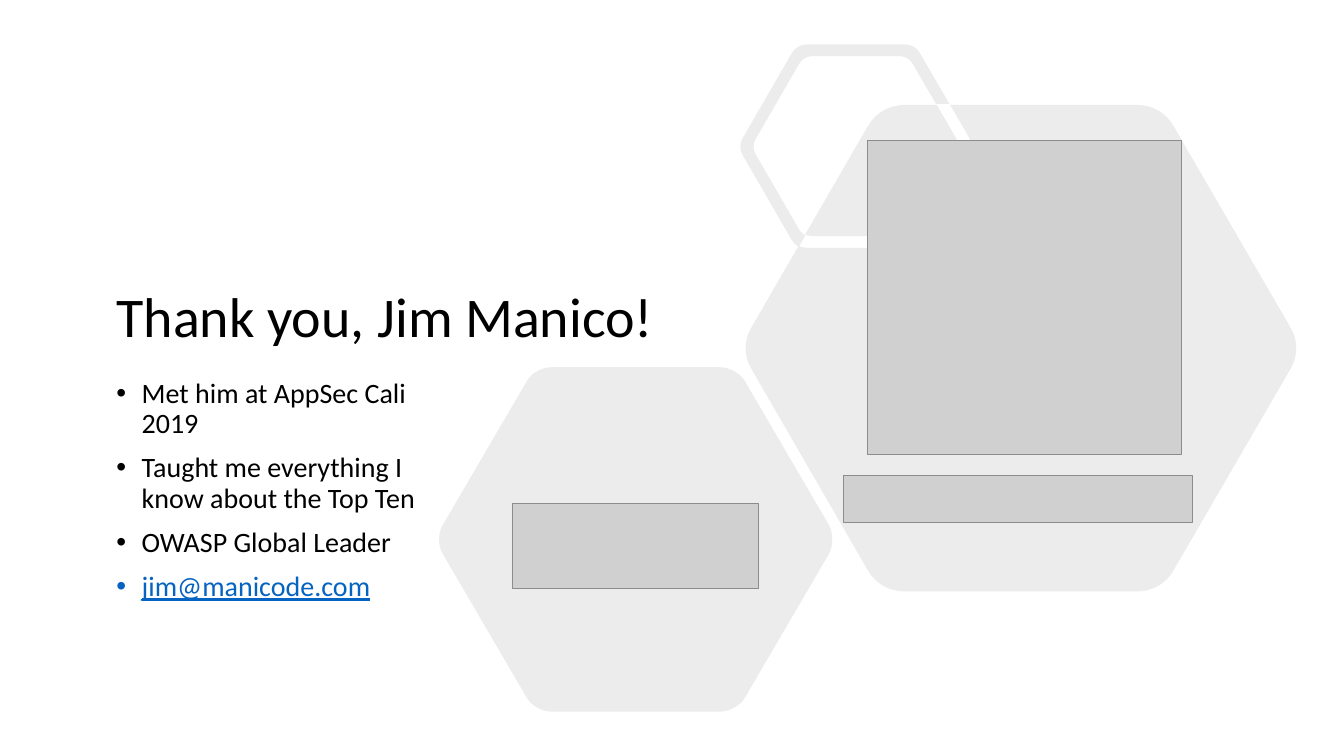
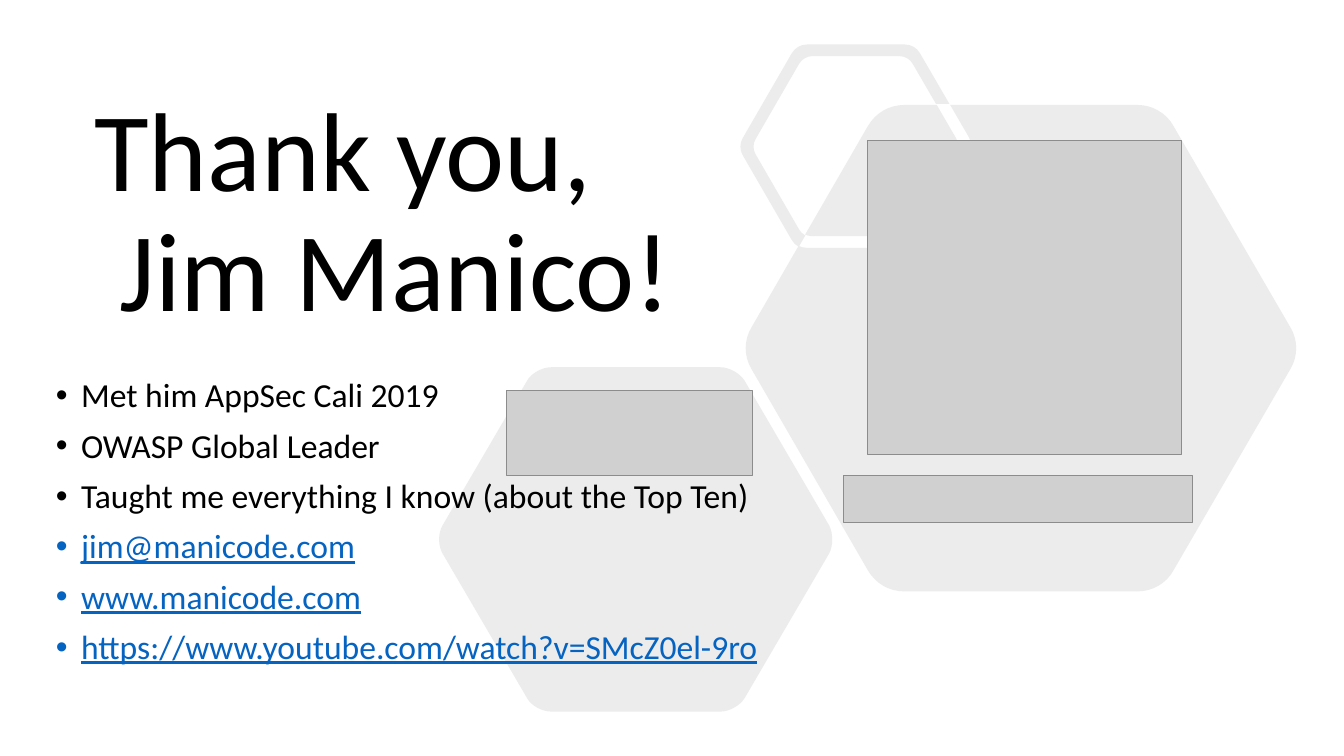
Before and after one commit to CryptoJones/OWASP-OMAHA-QTR2-MTG, a slide deck: slide 34 of slidedeck.pptx (slide 4 before the commit). Drawn at 1344x756 pixels with LibreOffice and Linux fonts; fonts in the diff are those of the drawing; grey boxes stand for pictures. Boxes give left, top, right and bottom in pixels: in the first picture for what was removed or moved away, otherwise in the second. Text is boxed around its words. In the diff, an @@ line names an element or a change of style, - is before the commit and + after.

```diff
--- a/slidedeck.pptx
+++ b/slidedeck.pptx
@@ title "Thank you, Jim Manico!": place and size @@
-title "Thank you, Jim Manico!" at [116, 298, 653, 346]
+title "Thank you, Jim Manico!" at [94, 113, 672, 312]
@@ title "Thank you, Jim Manico!" at [94, 113, 672, 312]: size 40 to 80 pt @@
@@ text "Met him AppSec Cali 2019": place and size @@
-text "Met him AppSec Cali 2019" at [142, 383, 415, 601]
+text "Met him AppSec Cali 2019" at [81, 383, 757, 665]
@@ text at [81, 383, 439, 413]: text changed; size 20 to 24 pt @@
-• Met him at AppSec Cali 2019
-• Taught me everything I know about the Top Ten
+• Met him AppSec Cali 2019
@@ picture: place and size @@
-picture at [513, 504, 759, 590]
+picture at [506, 390, 752, 476]
@@ text at [81, 434, 380, 564]: size 20 to 24 pt in "OWASP Global Leader", "jim@manicode.com" @@
@@ text at [81, 483, 748, 514]: paragraph added @@
+• Taught me everything I know (about the Top Ten)
@@ text at [81, 585, 757, 665]: paragraphs added @@
+• www.manicode.com
+• https://www.youtube.com/watch?v=SMcZ0el-9ro
```
Also in this commit, not shown: 2 other slides changed, 30 slides added.
